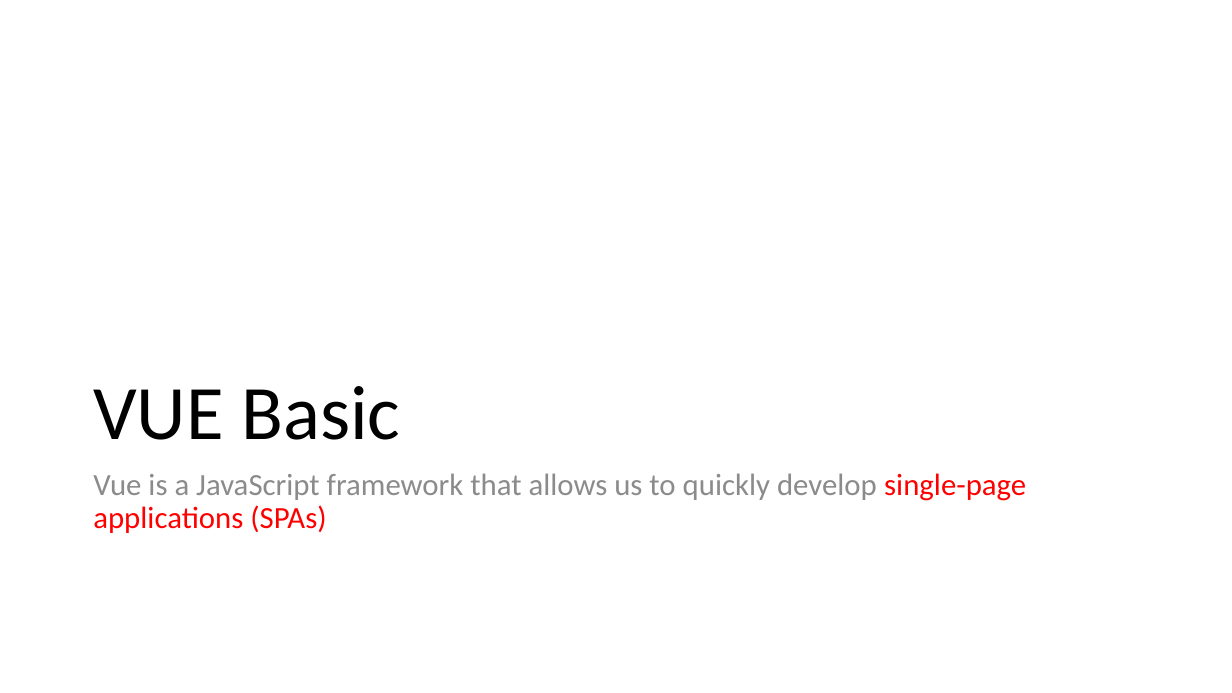
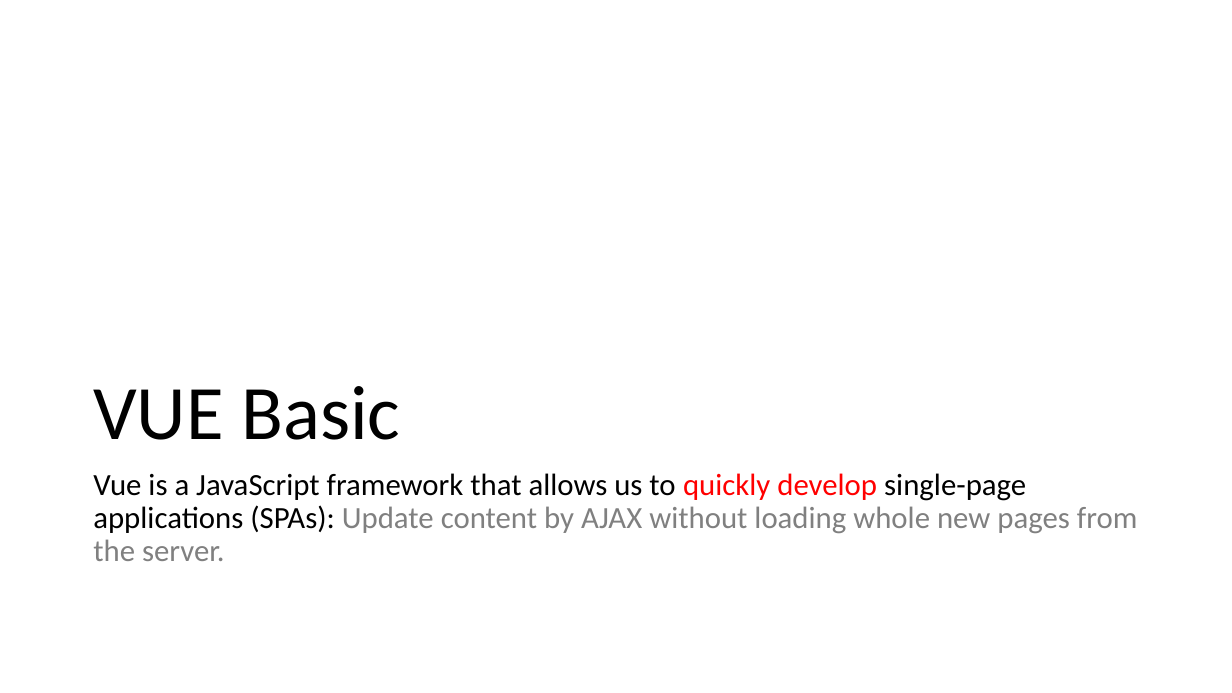
Before and after one commit to michael-ouyang-projects/vue3-practice, a slide deck: slide 7 of VUE3.pptx. Drawn at 1232x693 pixels with LibreOffice and Linux fonts; fonts in the diff are those of the drawing. Boxes give left, top, right and bottom in pixels: in the first picture for what was removed or moved away, otherwise in the second. Text is boxed around its words. In the diff, an @@ line names an element or a change of style, - is before the commit and + after.

```diff
--- a/VUE3.pptx
+++ b/VUE3.pptx
@@ text at bbox=[93, 473, 1137, 561]: text changed; text colour #8C8C8C to #000000 @@
-Vue is a JavaScript framework that allows us to quickly develop single-page applications (SPAs)
+Vue is a JavaScript framework that allows us to quickly develop single-page applications (SPAs): Update content by AJAX without loading whole new pages from the server.
```
Also in this commit, not shown: 9 other slides changed, 1 slide added.
